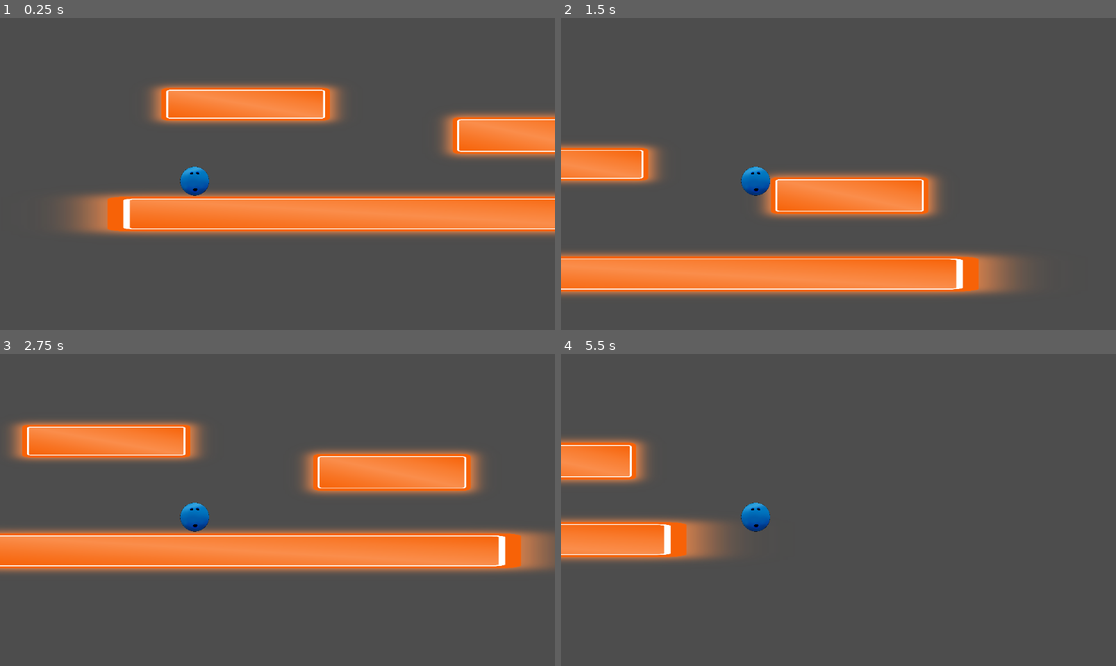
Above: before the commit, frames 1-4 (two rows, left to right).
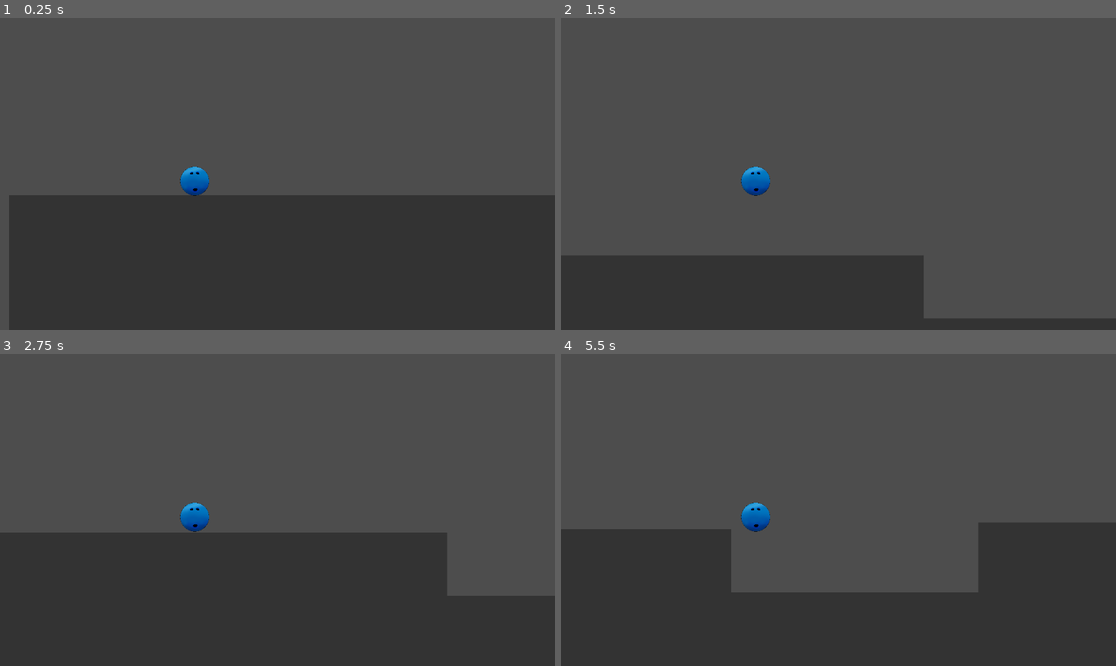
Above: after the commit, the same moments.

Repository: untitledfish/BowlingGame
Game: Godot game, scene res://Scenes/Maps/Level_2.tscn
Two runs of this game, one before a commit and one after it. Both use one fixed random seed, a clock stepped at 60 frames per second and the inputs below. Before the commit the project starts from res://Scenes/Maps/TestMap.tscn.
Inputs:
- Up to frame 1 (0.25 s): no input
- Up to frame 2 (1.5 s): tap Enter at 0.5 s; hold Shift (Run) 0.53-1.28 s; hold Right (ui_right) from 0.53 s (still down); tap Space at 0.77 s; tap Ctrl at 1.35 s
- Up to frame 3 (2.75 s): tap Space at 1.52 s; release Right (ui_right) at 2.03 s; hold Left (ui_left) from 2.03 s (still down); hold Shift (Run) from 2.03 s (still down)
- Up to frame 4 (5.5 s): release Left (ui_left) at 2.78 s; release Shift (Run) at 2.78 s; hold Right (ui_right) 2.78-4.28 s; tap Ctrl at 2.85, 4.35 s; tap Space at 3.02, 3.77, 4.52 s; hold Shift (Run) 3.53-4.28 s; hold Left (ui_left) 4.28-5.03 s; hold Right (ui_right) from 5.03 s (still down); hold Shift (Run) from 5.03 s (still down)

The runs differ from the first frame. In frame 1, 51% of the frame differs, in the area x 1-100%, y 20-100%; in frame 2, 27%; in frame 3, 52%, in the area x 0-100%, y 21-100%; in frame 4, 39%.

Commit message:
fixed a tiny mess

Diff:
--- a/level__1.tscn
+++ b/Scenes/Maps/level_1.tscn
@@ -1,7 +1,6 @@
-[gd_scene load_steps=25 format=3 uid="uid://bplhdi6fues0x"]
-
-[ext_resource type="Texture2D" uid="uid://dip7a6mbwjyc" path="res://Sprites/Maps/Screenshot 2025-04-14 191207.png" id="1_1bmtl"]
-[ext_resource type="PackedScene" uid="uid://c4dkyqmf0fbgb" path="res://Scenes/Characters/MainCharacter.tscn" id="2_5nhqk"]
+[gd_scene load_steps=24 format=3 uid="uid://bplhdi6fues0x"]
+
+[ext_resource type="PackedScene" uid="uid://cdanb0gsgn06m" path="res://Scenes/Characters/Player/MainCharacter.tscn" id="1_mve6k"]
 
 [sub_resource type="RectangleShape2D" id="RectangleShape2D_dksi4"]
 size = Vector2(8.65651, 5.01324)
@@ -84,9 +83,8 @@
 [node name="Sprite2D" type="Sprite2D" parent="StaticBody2D"]
 position = Vector2(4.07738, 4.27512)
 scale = Vector2(-0.0724183, -0.0210654)
-texture = ExtResource("1_1bmtl")
-
-[node name="MainCharacter" parent="." instance=ExtResource("2_5nhqk")]
+
+[node name="MainCharacter" parent="." instance=ExtResource("1_mve6k")]
 position = Vector2(-388, 181)
 
 [node name="StaticBody2D2" type="StaticBody2D" parent="."]
@@ -99,7 +97,6 @@
 [node name="Sprite2D" type="Sprite2D" parent="StaticBody2D2"]
 position = Vector2(609, 905)
 scale = Vector2(1.44262, 1.32636)
-texture = ExtResource("1_1bmtl")
 
 [node name="StaticBody2D3" type="StaticBody2D" parent="."]
 position = Vector2(840, 420)
@@ -111,7 +108,6 @@
 [node name="Sprite2D" type="Sprite2D" parent="StaticBody2D3"]
 position = Vector2(-234, 1147)
 scale = Vector2(1.48566, 1.14697)
-texture = ExtResource("1_1bmtl")
 
 [node name="StaticBody2D4" type="StaticBody2D" parent="."]
 
@@ -122,7 +118,6 @@
 [node name="Sprite2D" type="Sprite2D" parent="StaticBody2D4"]
 position = Vector2(989, 450.469)
 scale = Vector2(1.7541, 2.37212)
-texture = ExtResource("1_1bmtl")
 
 [node name="StaticBody2D5" type="StaticBody2D" parent="."]
 position = Vector2(217, 338)
@@ -134,7 +129,6 @@
 [node name="Sprite2D" type="Sprite2D" parent="StaticBody2D5"]
 position = Vector2(970, 637)
 scale = Vector2(1.47131, 2.02406)
-texture = ExtResource("1_1bmtl")
 
 [node name="StaticBody2D6" type="StaticBody2D" parent="."]
 
@@ -145,7 +139,6 @@
 [node name="Sprite2D" type="Sprite2D" parent="StaticBody2D6"]
 position = Vector2(1223.75, 1298.81)
 scale = Vector2(5.65983, 0.78818)
-texture = ExtResource("1_1bmtl")
 
 [node name="StaticBody2D7" type="StaticBody2D" parent="."]
 
@@ -156,7 +149,6 @@
 [node name="Sprite2D" type="Sprite2D" parent="StaticBody2D7"]
 position = Vector2(2396.75, 1761.5)
 scale = Vector2(31.1516, 0.640167)
-texture = ExtResource("1_1bmtl")
 
 [node name="StaticBody2D8" type="StaticBody2D" parent="."]
 
@@ -167,7 +159,6 @@
 [node name="Sprite2D" type="Sprite2D" parent="StaticBody2D8"]
 position = Vector2(2176, 1303)
 scale = Vector2(7.43443, 0.793933)
-texture = ExtResource("1_1bmtl")
 
 [node name="StaticBody2D9" type="StaticBody2D" parent="."]
 position = Vector2(3210, 1150)
@@ -179,7 +170,6 @@
 [node name="Sprite2D" type="Sprite2D" parent="StaticBody2D9"]
 position = Vector2(-3.99998, 145)
 scale = Vector2(7.05328, 0.774647)
-texture = ExtResource("1_1bmtl")
 
 [node name="StaticBody2D10" type="StaticBody2D" parent="."]
 
@@ -190,7 +180,6 @@
 [node name="Sprite2D" type="Sprite2D" parent="StaticBody2D10"]
 position = Vector2(4055, 1577)
 scale = Vector2(3.96721, 1.11715)
-texture = ExtResource("1_1bmtl")
 
 [node name="StaticBody2D11" type="StaticBody2D" parent="."]
 
@@ -201,7 +190,6 @@
 [node name="Sprite2D" type="Sprite2D" parent="StaticBody2D11"]
 position = Vector2(1346, 1130.13)
 scale = Vector2(1.27869, 0.651674)
-texture = ExtResource("1_1bmtl")
 
 [node name="StaticBody2D12" type="StaticBody2D" parent="."]
 
@@ -212,7 +200,6 @@
 [node name="Sprite2D" type="Sprite2D" parent="StaticBody2D12"]
 position = Vector2(2901, 871.156)
 scale = Vector2(23.1352, 0.587082)
-texture = ExtResource("1_1bmtl")
 
 [node name="StaticBody2D13" type="StaticBody2D" parent="."]
 
@@ -223,7 +210,6 @@
 [node name="Sprite2D" type="Sprite2D" parent="StaticBody2D13"]
 position = Vector2(3917.25, 726)
 scale = Vector2(6.47131, 0.677824)
-texture = ExtResource("1_1bmtl")
 
 [node name="StaticBody2D14" type="StaticBody2D" parent="."]
 
@@ -234,7 +220,6 @@
 [node name="Sprite2D" type="Sprite2D" parent="StaticBody2D14"]
 position = Vector2(4011.25, 527)
 scale = Vector2(4.93033, 1)
-texture = ExtResource("1_1bmtl")
 
 [node name="StaticBody2D15" type="StaticBody2D" parent="."]
 
@@ -245,7 +230,6 @@
 [node name="Sprite2D" type="Sprite2D" parent="StaticBody2D15"]
 position = Vector2(2188, 248)
 scale = Vector2(23.8689, 0.6841)
-texture = ExtResource("1_1bmtl")
 
 [node name="StaticBody2D16" type="StaticBody2D" parent="."]
 
@@ -256,7 +240,6 @@
 [node name="Sprite2D" type="Sprite2D" parent="StaticBody2D16"]
 position = Vector2(305.75, 61)
 scale = Vector2(4.95492, 0.61454)
-texture = ExtResource("1_1bmtl")
 
 [node name="StaticBody2D17" type="StaticBody2D" parent="."]
 
@@ -267,7 +250,6 @@
 [node name="Sprite2D" type="Sprite2D" parent="StaticBody2D17"]
 position = Vector2(1126, -95)
 scale = Vector2(5.54918, 0.608787)
-texture = ExtResource("1_1bmtl")
 
 [node name="StaticBody2D18" type="StaticBody2D" parent="."]
 
@@ -278,7 +260,6 @@
 [node name="Sprite2D" type="Sprite2D" parent="StaticBody2D18"]
 position = Vector2(2102, -249)
 scale = Vector2(7.77869, 0.612971)
-texture = ExtResource("1_1bmtl")
 
 [node name="StaticBody2D19" type="StaticBody2D" parent="."]
 
@@ -289,7 +270,6 @@
 [node name="Sprite2D" type="Sprite2D" parent="StaticBody2D19"]
 position = Vector2(3544.75, -418)
 scale = Vector2(13.2664, 0.770921)
-texture = ExtResource("1_1bmtl")
 
 [node name="StaticBody2D20" type="StaticBody2D" parent="."]
 
@@ -300,7 +280,6 @@
 [node name="Sprite2D" type="Sprite2D" parent="StaticBody2D20"]
 position = Vector2(2072, -889)
 scale = Vector2(13.1475, 0.642259)
-texture = ExtResource("1_1bmtl")
 
 [node name="StaticBody2D21" type="StaticBody2D" parent="."]
 
@@ -317,4 +296,3 @@
 [node name="Sprite2D" type="Sprite2D" parent="StaticBody2D22"]
 position = Vector2(4358, 666)
 scale = Vector2(1, 9.83264)
-texture = ExtResource("1_1bmtl")
--- a/Scenes/Maps/level__1.tscn
+++ /dev/null
@@ -1,298 +0,0 @@
-[gd_scene load_steps=24 format=3 uid="uid://dmcra16h1cd76"]
-
-[ext_resource type="PackedScene" uid="uid://cdanb0gsgn06m" path="res://Scenes/Characters/Player/MainCharacter.tscn" id="2_5nhqk"]
-
-[sub_resource type="RectangleShape2D" id="RectangleShape2D_dksi4"]
-size = Vector2(8.65651, 5.01324)
-
-[sub_resource type="RectangleShape2D" id="RectangleShape2D_ue8i4"]
-size = Vector2(164, 305)
-
-[sub_resource type="RectangleShape2D" id="RectangleShape2D_dhhrr"]
-size = Vector2(162, 268)
-
-[sub_resource type="RectangleShape2D" id="RectangleShape2D_xbt3f"]
-size = Vector2(212, 551)
-
-[sub_resource type="RectangleShape2D" id="RectangleShape2D_gkru3"]
-size = Vector2(171, 472.5)
-
-[sub_resource type="RectangleShape2D" id="RectangleShape2D_502rg"]
-size = Vector2(684.5, 184.938)
-
-[sub_resource type="RectangleShape2D" id="RectangleShape2D_4hy2k"]
-size = Vector2(3653.25, 140.5)
-
-[sub_resource type="RectangleShape2D" id="RectangleShape2D_wg2ip"]
-size = Vector2(894, 177.438)
-
-[sub_resource type="RectangleShape2D" id="RectangleShape2D_1gm0l"]
-size = Vector2(854, 175)
-
-[sub_resource type="RectangleShape2D" id="RectangleShape2D_x0gw5"]
-size = Vector2(476.25, 245)
-
-[sub_resource type="RectangleShape2D" id="RectangleShape2D_as0je"]
-size = Vector2(148, 143)
-
-[sub_resource type="RectangleShape2D" id="RectangleShape2D_gwpt6"]
-size = Vector2(2811.5, 138.75)
-
-[sub_resource type="RectangleShape2D" id="RectangleShape2D_tqtes"]
-size = Vector2(783, 150)
-
-[sub_resource type="RectangleShape2D" id="RectangleShape2D_8ggep"]
-size = Vector2(589, 217)
-
-[sub_resource type="RectangleShape2D" id="RectangleShape2D_kkdc3"]
-size = Vector2(2899.5, 161.969)
-
-[sub_resource type="RectangleShape2D" id="RectangleShape2D_g542n"]
-size = Vector2(594.25, 142)
-
-[sub_resource type="RectangleShape2D" id="RectangleShape2D_5a6tn"]
-size = Vector2(671.5, 134)
-
-[sub_resource type="RectangleShape2D" id="RectangleShape2D_ss7x4"]
-size = Vector2(945, 143)
-
-[sub_resource type="RectangleShape2D" id="RectangleShape2D_f5ke4"]
-size = Vector2(1614.5, 174)
-
-[sub_resource type="RectangleShape2D" id="RectangleShape2D_dh303"]
-size = Vector2(1597, 133)
-
-[sub_resource type="RectangleShape2D" id="RectangleShape2D_2yjsv"]
-size = Vector2(92, 686)
-
-[sub_resource type="RectangleShape2D" id="RectangleShape2D_1sokd"]
-size = Vector2(121, 2320)
-
-[node name="Level 1" type="Node2D"]
-
-[node name="StaticBody2D" type="StaticBody2D" parent="."]
-position = Vector2(16, 123)
-scale = Vector2(58.7997, 252.332)
-constant_linear_velocity = Vector2(20, 20)
-
-[node name="CollisionShape2D" type="CollisionShape2D" parent="StaticBody2D"]
-position = Vector2(4.07315, 4.27413)
-scale = Vector2(1, 0.999999)
-shape = SubResource("RectangleShape2D_dksi4")
-
-[node name="Sprite2D" type="Sprite2D" parent="StaticBody2D"]
-position = Vector2(4.07738, 4.27512)
-scale = Vector2(-0.0724183, -0.0210654)
-
-[node name="MainCharacter" parent="." instance=ExtResource("2_5nhqk")]
-position = Vector2(-388, 181)
-
-[node name="StaticBody2D2" type="StaticBody2D" parent="."]
-position = Vector2(-6, 0)
-
-[node name="CollisionShape2D" type="CollisionShape2D" parent="StaticBody2D2"]
-position = Vector2(609, 903.5)
-shape = SubResource("RectangleShape2D_ue8i4")
-
-[node name="Sprite2D" type="Sprite2D" parent="StaticBody2D2"]
-position = Vector2(609, 905)
-scale = Vector2(1.44262, 1.32636)
-
-[node name="StaticBody2D3" type="StaticBody2D" parent="."]
-position = Vector2(840, 420)
-
-[node name="CollisionShape2D" type="CollisionShape2D" parent="StaticBody2D3"]
-position = Vector2(-238, 1150)
-shape = SubResource("RectangleShape2D_dhhrr")
-
-[node name="Sprite2D" type="Sprite2D" parent="StaticBody2D3"]
-position = Vector2(-234, 1147)
-scale = Vector2(1.48566, 1.14697)
-
-[node name="StaticBody2D4" type="StaticBody2D" parent="."]
-
-[node name="CollisionShape2D" type="CollisionShape2D" parent="StaticBody2D4"]
-position = Vector2(989, 442.5)
-shape = SubResource("RectangleShape2D_xbt3f")
-
-[node name="Sprite2D" type="Sprite2D" parent="StaticBody2D4"]
-position = Vector2(989, 450.469)
-scale = Vector2(1.7541, 2.37212)
-
-[node name="StaticBody2D5" type="StaticBody2D" parent="."]
-position = Vector2(217, 338)
-
-[node name="CollisionShape2D" type="CollisionShape2D" parent="StaticBody2D5"]
-position = Vector2(969.5, 638.75)
-shape = SubResource("RectangleShape2D_gkru3")
-
-[node name="Sprite2D" type="Sprite2D" parent="StaticBody2D5"]
-position = Vector2(970, 637)
-scale = Vector2(1.47131, 2.02406)
-
-[node name="StaticBody2D6" type="StaticBody2D" parent="."]
-
-[node name="CollisionShape2D" type="CollisionShape2D" parent="StaticBody2D6"]
-position = Vector2(1223.75, 1297.53)
-shape = SubResource("RectangleShape2D_502rg")
-
-[node name="Sprite2D" type="Sprite2D" parent="StaticBody2D6"]
-position = Vector2(1223.75, 1298.81)
-scale = Vector2(5.65983, 0.78818)
-
-[node name="StaticBody2D7" type="StaticBody2D" parent="."]
-
-[node name="CollisionShape2D" type="CollisionShape2D" parent="StaticBody2D7"]
-position = Vector2(2470.38, 1755.25)
-shape = SubResource("RectangleShape2D_4hy2k")
-
-[node name="Sprite2D" type="Sprite2D" parent="StaticBody2D7"]
-position = Vector2(2396.75, 1761.5)
-scale = Vector2(31.1516, 0.640167)
-
-[node name="StaticBody2D8" type="StaticBody2D" parent="."]
-
-[node name="CollisionShape2D" type="CollisionShape2D" parent="StaticBody2D8"]
-position = Vector2(2177, 1302.72)
-shape = SubResource("RectangleShape2D_wg2ip")
-
-[node name="Sprite2D" type="Sprite2D" parent="StaticBody2D8"]
-position = Vector2(2176, 1303)
-scale = Vector2(7.43443, 0.793933)
-
-[node name="StaticBody2D9" type="StaticBody2D" parent="."]
-position = Vector2(3210, 1150)
-
-[node name="CollisionShape2D" type="CollisionShape2D" parent="StaticBody2D9"]
-position = Vector2(-4, 143)
-shape = SubResource("RectangleShape2D_1gm0l")
-
-[node name="Sprite2D" type="Sprite2D" parent="StaticBody2D9"]
-position = Vector2(-3.99998, 145)
-scale = Vector2(7.05328, 0.774647)
-
-[node name="StaticBody2D10" type="StaticBody2D" parent="."]
-
-[node name="CollisionShape2D" type="CollisionShape2D" parent="StaticBody2D10"]
-position = Vector2(4052.88, 1570.5)
-shape = SubResource("RectangleShape2D_x0gw5")
-
-[node name="Sprite2D" type="Sprite2D" parent="StaticBody2D10"]
-position = Vector2(4055, 1577)
-scale = Vector2(3.96721, 1.11715)
-
-[node name="StaticBody2D11" type="StaticBody2D" parent="."]
-
-[node name="CollisionShape2D" type="CollisionShape2D" parent="StaticBody2D11"]
-position = Vector2(1344, 1124.5)
-shape = SubResource("RectangleShape2D_as0je")
-
-[node name="Sprite2D" type="Sprite2D" parent="StaticBody2D11"]
-position = Vector2(1346, 1130.13)
-scale = Vector2(1.27869, 0.651674)
-
-[node name="StaticBody2D12" type="StaticBody2D" parent="."]
-
-[node name="CollisionShape2D" type="CollisionShape2D" parent="StaticBody2D12"]
-position = Vector2(2904.25, 870.375)
-shape = SubResource("RectangleShape2D_gwpt6")
-
-[node name="Sprite2D" type="Sprite2D" parent="StaticBody2D12"]
-position = Vector2(2901, 871.156)
-scale = Vector2(23.1352, 0.587082)
-
-[node name="StaticBody2D13" type="StaticBody2D" parent="."]
-
-[node name="CollisionShape2D" type="CollisionShape2D" parent="StaticBody2D13"]
-position = Vector2(3920.5, 722)
-shape = SubResource("RectangleShape2D_tqtes")
-
-[node name="Sprite2D" type="Sprite2D" parent="StaticBody2D13"]
-position = Vector2(3917.25, 726)
-scale = Vector2(6.47131, 0.677824)
-
-[node name="StaticBody2D14" type="StaticBody2D" parent="."]
-
-[node name="CollisionShape2D" type="CollisionShape2D" parent="StaticBody2D14"]
-position = Vector2(4006.5, 522)
-shape = SubResource("RectangleShape2D_8ggep")
-
-[node name="Sprite2D" type="Sprite2D" parent="StaticBody2D14"]
-position = Vector2(4011.25, 527)
-scale = Vector2(4.93033, 1)
-
-[node name="StaticBody2D15" type="StaticBody2D" parent="."]
-
-[node name="CollisionShape2D" type="CollisionShape2D" parent="StaticBody2D15"]
-position = Vector2(2183, 247.984)
-shape = SubResource("RectangleShape2D_kkdc3")
-
-[node name="Sprite2D" type="Sprite2D" parent="StaticBody2D15"]
-position = Vector2(2188, 248)
-scale = Vector2(23.8689, 0.6841)
-
-[node name="StaticBody2D16" type="StaticBody2D" parent="."]
-
-[node name="CollisionShape2D" type="CollisionShape2D" parent="StaticBody2D16"]
-position = Vector2(307.875, 58)
-shape = SubResource("RectangleShape2D_g542n")
-
-[node name="Sprite2D" type="Sprite2D" parent="StaticBody2D16"]
-position = Vector2(305.75, 61)
-scale = Vector2(4.95492, 0.61454)
-
-[node name="StaticBody2D17" type="StaticBody2D" parent="."]
-
-[node name="CollisionShape2D" type="CollisionShape2D" parent="StaticBody2D17"]
-position = Vector2(1125.25, -99)
-shape = SubResource("RectangleShape2D_5a6tn")
-
-[node name="Sprite2D" type="Sprite2D" parent="StaticBody2D17"]
-position = Vector2(1126, -95)
-scale = Vector2(5.54918, 0.608787)
-
-[node name="StaticBody2D18" type="StaticBody2D" parent="."]
-
-[node name="CollisionShape2D" type="CollisionShape2D" parent="StaticBody2D18"]
-position = Vector2(2100.5, -249.5)
-shape = SubResource("RectangleShape2D_ss7x4")
-
-[node name="Sprite2D" type="Sprite2D" parent="StaticBody2D18"]
-position = Vector2(2102, -249)
-scale = Vector2(7.77869, 0.612971)
-
-[node name="StaticBody2D19" type="StaticBody2D" parent="."]
-
-[node name="CollisionShape2D" type="CollisionShape2D" parent="StaticBody2D19"]
-position = Vector2(3541.75, -420)
-shape = SubResource("RectangleShape2D_f5ke4")
-
-[node name="Sprite2D" type="Sprite2D" parent="StaticBody2D19"]
-position = Vector2(3544.75, -418)
-scale = Vector2(13.2664, 0.770921)
-
-[node name="StaticBody2D20" type="StaticBody2D" parent="."]
-
-[node name="CollisionShape2D" type="CollisionShape2D" parent="StaticBody2D20"]
-position = Vector2(2069.5, -892.5)
-shape = SubResource("RectangleShape2D_dh303")
-
-[node name="Sprite2D" type="Sprite2D" parent="StaticBody2D20"]
-position = Vector2(2072, -889)
-scale = Vector2(13.1475, 0.642259)
-
-[node name="StaticBody2D21" type="StaticBody2D" parent="."]
-
-[node name="CollisionShape2D" type="CollisionShape2D" parent="StaticBody2D21"]
-position = Vector2(-50, 332)
-shape = SubResource("RectangleShape2D_2yjsv")
-
-[node name="StaticBody2D22" type="StaticBody2D" parent="."]
-
-[node name="CollisionShape2D" type="CollisionShape2D" parent="StaticBody2D22"]
-position = Vector2(4359.5, 666)
-shape = SubResource("RectangleShape2D_1sokd")
-
-[node name="Sprite2D" type="Sprite2D" parent="StaticBody2D22"]
-position = Vector2(4358, 666)
-scale = Vector2(1, 9.83264)
--- /dev/null
+++ b/Scenes/UI/LevelSelect.tscn
@@ -0,0 +1,76 @@
+[gd_scene load_steps=4 format=3 uid="uid://c3nc8eaxa5olp"]
+
+[ext_resource type="Script" path="res://Scripts/Menu/LevelSelect.gd" id="1_f5vor"]
+[ext_resource type="Texture2D" path="res://Sprites/UI/MainMenuBackground.png" id="2_v7cbs"]
+[ext_resource type="Texture2D" path="res://Sprites/UI/Level1.png" id="3_i0m5g"]
+
+[node name="Menu" type="Control"]
+layout_mode = 3
+anchors_preset = 15
+anchor_right = 1.0
+anchor_bottom = 1.0
+grow_horizontal = 2
+grow_vertical = 2
+
+[node name="Panel" type="Panel" parent="."]
+layout_mode = 1
+anchors_preset = 15
+anchor_right = 1.0
+anchor_bottom = 1.0
+grow_horizontal = 2
+grow_vertical = 2
+
+[node name="Sprite2D" type="Sprite2D" parent="Panel"]
+position = Vector2(577.5, 323.75)
+scale = Vector2(0.530932, 0.444817)
+texture = ExtResource("2_v7cbs")
+
+[node name="Level1" type="Button" parent="Panel"]
+layout_mode = 1
+anchors_preset = -1
+anchor_left = 0.0972222
+anchor_top = 0.308642
+anchor_right = 0.3125
+anchor_bottom = 0.435185
+script = ExtResource("1_f5vor")
+metadata/_edit_use_anchors_ = true
+
+[node name="Sprite2D" type="Sprite2D" parent="Panel/Level1"]
+position = Vector2(123, 42)
+scale = Vector2(0.250753, 0.250753)
+texture = ExtResource("3_i0m5g")
+
+[node name="Level2" type="Button" parent="Panel"]
+layout_mode = 1
+anchors_preset = -1
+anchor_left = 0.388889
+anchor_top = 0.308642
+anchor_right = 0.604167
+anchor_bottom = 0.435185
+text = "Level 2"
+script = ExtResource("1_f5vor")
+metadata/_edit_use_anchors_ = true
+
+[node name="Level3" type="Button" parent="Panel"]
+layout_mode = 1
+anchors_preset = -1
+anchor_left = 0.673611
+anchor_top = 0.308642
+anchor_right = 0.888889
+anchor_bottom = 0.435185
+text = "Level 3"
+script = ExtResource("1_f5vor")
+metadata/_edit_use_anchors_ = true
+
+[node name="RichTextLabel" type="RichTextLabel" parent="Panel"]
+layout_mode = 0
+offset_left = 431.0
+offset_top = 34.0
+offset_right = 831.0
+offset_bottom = 134.0
+theme_override_font_sizes/normal_font_size = 40
+text = "Select a level:"
+
+[connection signal="pressed" from="Panel/Level1" to="Panel/Level1" method="_on_pressed"]
+[connection signal="pressed" from="Panel/Level2" to="Panel/Level1" method="_on_level_2_pressed"]
+[connection signal="pressed" from="Panel/Level3" to="Panel/Level1" method="_on_level_3_pressed"]
--- /dev/null
+++ b/Scenes/UI/Menu.tscn
@@ -0,0 +1,47 @@
+[gd_scene load_steps=3 format=3 uid="uid://2k2ue8hjxlt6"]
+
+[ext_resource type="Script" path="res://Scripts/Menu/Start.gd" id="1_kh3cg"]
+[ext_resource type="Texture2D" path="res://Sprites/UI/MainMenuBackground.png" id="2_x0vfr"]
+
+[node name="Menu" type="Control"]
+layout_mode = 3
+anchors_preset = 15
+anchor_right = 1.0
+anchor_bottom = 1.0
+grow_horizontal = 2
+grow_vertical = 2
+
+[node name="Panel" type="Panel" parent="."]
+layout_mode = 1
+anchors_preset = 15
+anchor_right = 1.0
+anchor_bottom = 1.0
+grow_horizontal = 2
+grow_vertical = 2
+
+[node name="Sprite2D" type="Sprite2D" parent="Panel"]
+position = Vector2(577.5, 323.75)
+scale = Vector2(0.530932, 0.444817)
+texture = ExtResource("2_x0vfr")
+
+[node name="Start" type="Button" parent="Panel"]
+layout_mode = 1
+anchors_preset = -1
+anchor_left = 0.388889
+anchor_top = 0.493827
+anchor_right = 0.604167
+anchor_bottom = 0.62037
+text = "Start Game"
+script = ExtResource("1_kh3cg")
+metadata/_edit_use_anchors_ = true
+
+[node name="RichTextLabel" type="RichTextLabel" parent="Panel"]
+layout_mode = 0
+offset_left = 418.0
+offset_top = 138.0
+offset_right = 818.0
+offset_bottom = 238.0
+theme_override_font_sizes/normal_font_size = 40
+text = "title placeholder"
+
+[connection signal="pressed" from="Panel/Start" to="Panel/Start" method="_on_pressed"]
--- /dev/null
+++ b/Scripts/Characters/Pincicle.gd
@@ -0,0 +1,49 @@
+extends CharacterBody2D
+
+var detection_set = false
+var falling = false
+var cant_get_up = false
+const fall_speed = 1000
+@onready var Player = get_tree().get_first_node_in_group("Player")
+
+func _ready() -> void:
+	#Big number as a placeholder
+	$PlayerDetect.target_position.y = 10000
+
+func _process(_delta: float) -> void:
+	if falling == false:
+		velocity = Vector2(0, 0)
+	#Set up raycasting point to the floor
+	if detection_set == false:
+		var floor_point = $PlayerDetect.get_collision_point()
+		$PlayerDetect.target_position.y = floor_point.y
+		$PlayerDetect.set_collision_mask_value(1, false)
+		detection_set = true
+		await get_tree().create_timer(0.5).timeout
+
+	#Fall when the player runs under
+	if $PlayerDetect.is_colliding() and detection_set == true:
+		if $PlayerDetect.get_collider().get_parent() == Player:
+			velocity.y = move_toward(0, $PlayerDetect.target_position.y, fall_speed)
+			falling = true
+
+	if is_on_floor():
+		falling = false
+		cant_get_up = true
+		velocity.y = 0
+		velocity.x = 0
+
+	move_and_slide()
+
+func is_player():
+	if $PlayerDetect.is_colliding():
+		return $PlayerDetect.get_collider()
+
+
+func _on_area_2d_body_entered(body: Node2D) -> void:
+	if body.is_in_group("Player") and falling == true:
+		print("Player hit by pincicle!")
+		var damage = 25
+		var knockback_direction = Vector2.DOWN * 400  # Pushes player down on hit
+		body.take_damage(damage, knockback_direction)
+		queue_free()
--- a/project.godot
+++ b/project.godot
@@ -11,7 +11,7 @@
 [application]
 
 config/name="Bowling"
-run/main_scene="res://Scenes/Maps/TestMap.tscn"
+run/main_scene="res://Scenes/Maps/Level_2.tscn"
 config/features=PackedStringArray("4.3", "GL Compatibility")
 config/icon="res://icon.svg"
 
Not shown: 1 places in Scenes/Maps/Level_2.tscn that only renumber resources
Renamed: level_3.tscn -> Scenes/Maps/level_3.tscn
